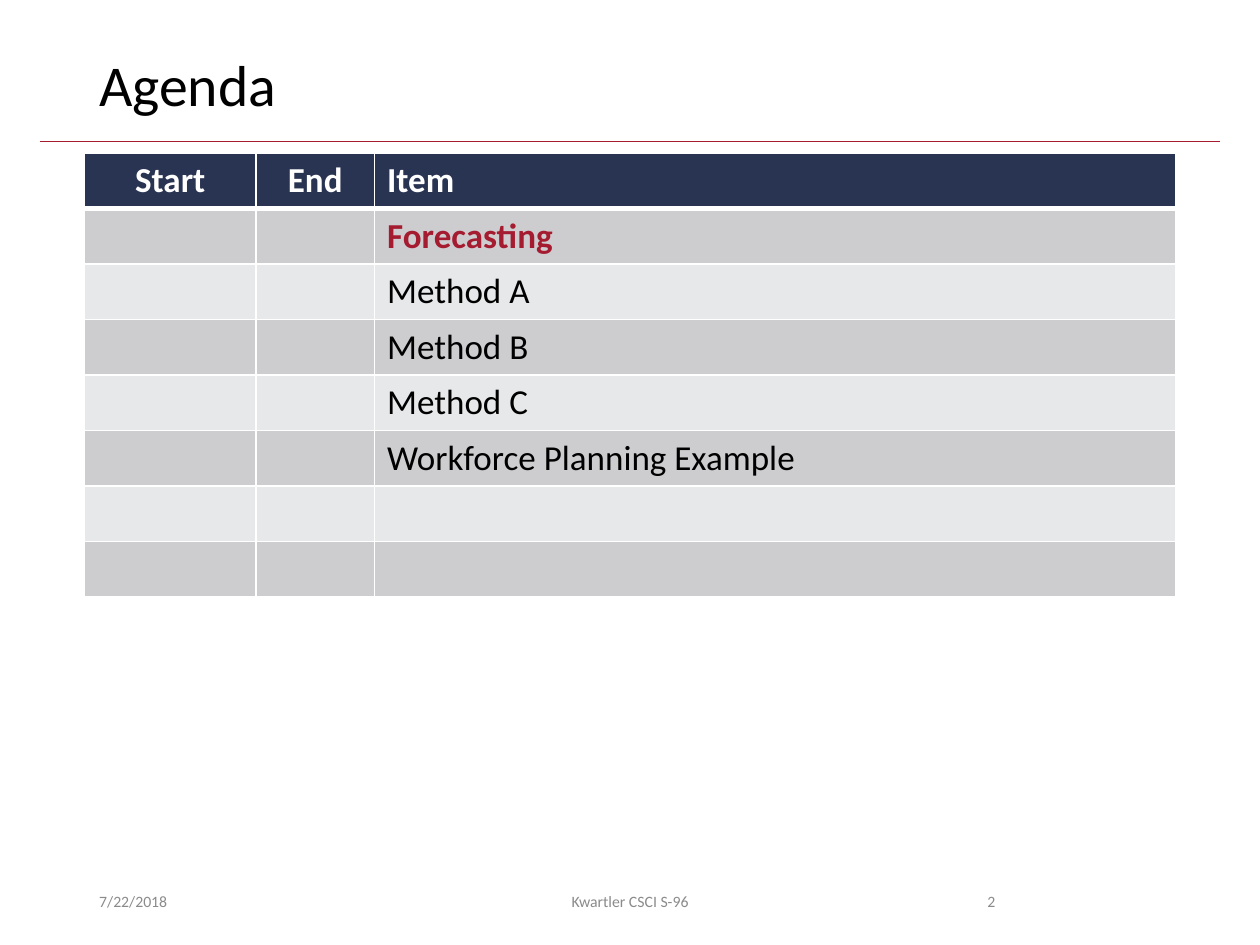
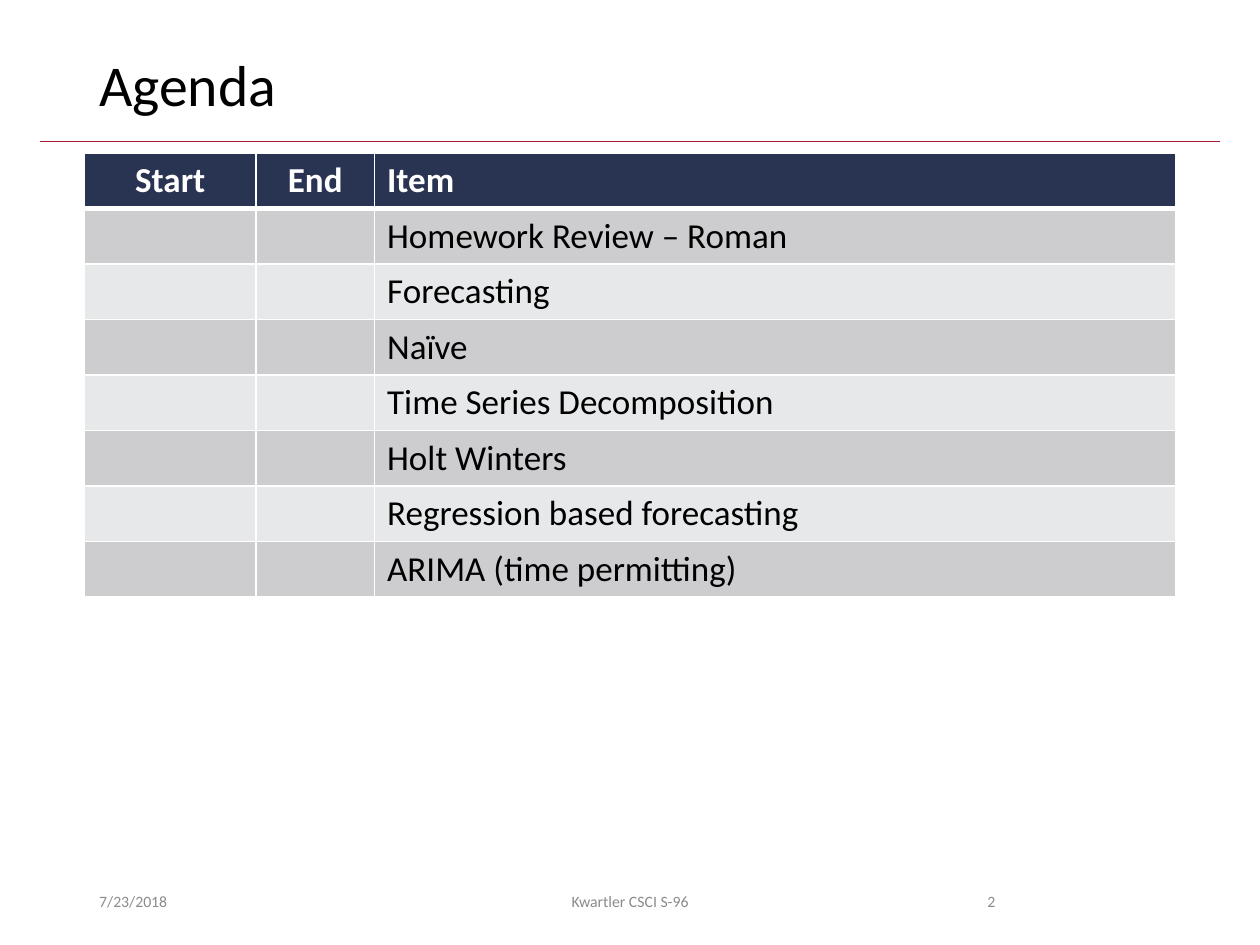
Before and after one commit to anhnguyendepocen/HarvardSummerStudent2018, a slide deck: slide 2 of lessons/5_July 23-Forecasting/Day5 July 23_Revised.pptx. Drawn at 1260x945 pixels with LibreOffice and Linux fonts; fonts in the diff are those of the drawing; background and template pictures are left out. Boxes give left, top, right and bottom in pixels: in the first picture for what was removed or moved away, otherwise in the second. Text is boxed around its words. In the diff, an @@ line names an element or a change of style, - is before the commit and + after.

Commit message:
final forecasting ppt

```diff
--- a/lessons/5_July 23-Forecasting/Day5 July 23_Revised.pptx
+++ b/lessons/5_July 23-Forecasting/Day5 July 23_Revised.pptx
@@ table at [84,154,1176,591] @@
+row 2:  |  | Homework Review – Roman
-row 3:  |  | Method A
-row 4:  |  | Method B
-row 5:  |  | Method C
-row 6:  |  | Workforce Planning Example
-row 7:  |  | 
-row 8:  |  | 
+row 4:  |  | Naïve
+row 5:  |  | Time Series Decomposition
+row 6:  |  | Holt Winters
+row 7:  |  | Regression based forecasting
+row 8:  |  | ARIMA (time permitting)
@@ text at [99,896,167,908]: text changed @@
-7/22/2018
+7/23/2018
```
Also in this commit, not shown: 51 other slides changed.
